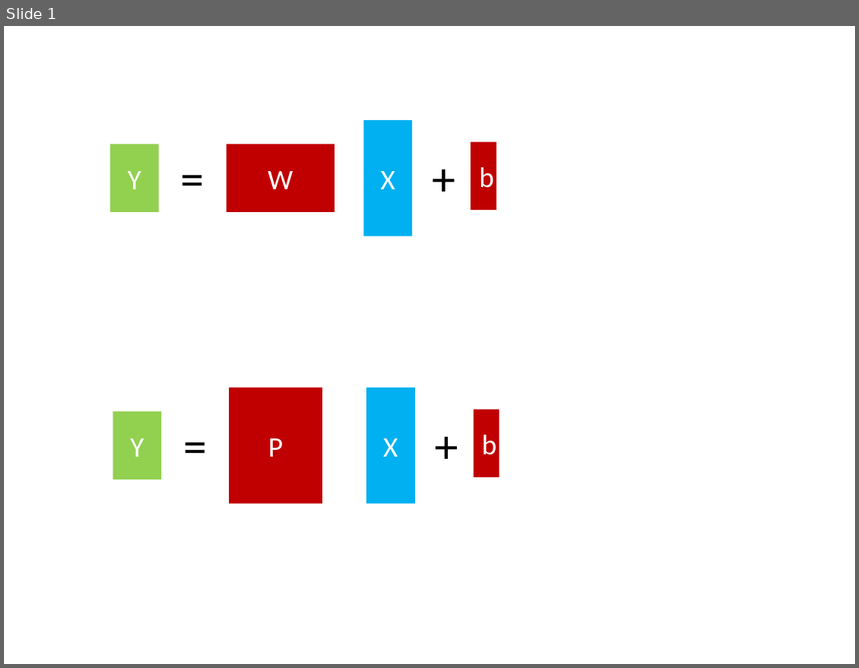
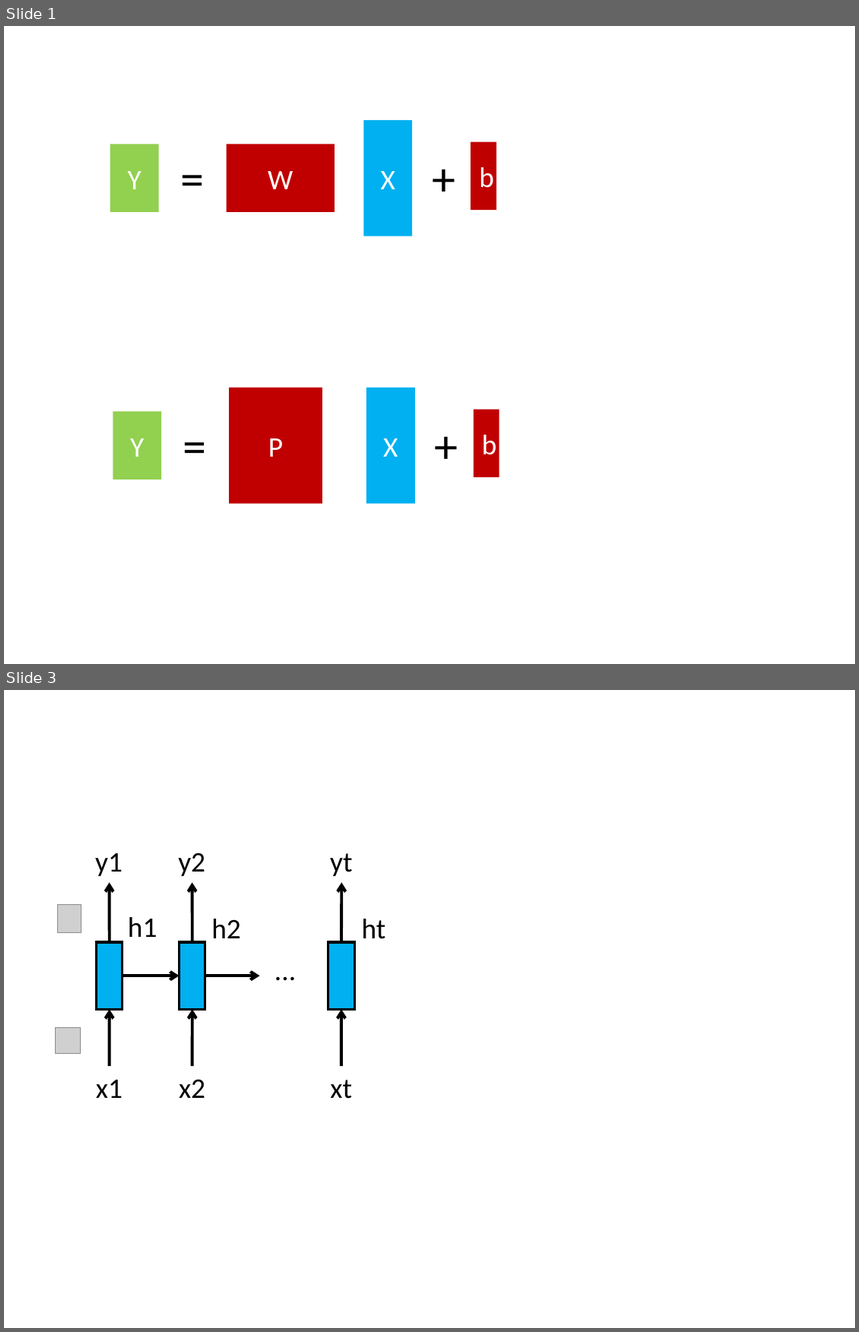
Before and after one commit to hshindo/Merlin.jl, a slide deck: docs/src/assets/figures.pptx. Shown one above the other, each under a label of ours: slide 1 before the commit, slides 1 and 3 after it; the slides between them are not shown. The pictures are 859x668 and 859x1332 pixels, drawn with LibreOffice and Linux fonts; fonts in the diff are those of the drawing; grey boxes stand for pictures. Boxes give left, top, right and bottom in pixels: in the first picture for what was removed or moved away, otherwise in the second. Text is boxed around its words. In the diff, an @@ line names an element or a change of style, - is before the commit and + after.

```diff
--- a/docs/src/assets/figures.pptx
+++ b/docs/src/assets/figures.pptx
@@ slide 3 added at [4,690,855,1328], background #FFFFFF @@
@@ text added at [95,853,123,876], 24 pt, text #000000 @@
+y1
@@ text added at [178,853,205,876], 24 pt, text #000000 @@
+y2
@@ text added at [330,853,353,876], 24 pt, text #000000 @@
+yt
@@ arrow added from (110, 942) to (110, 882), #000000 2.5 pt @@
@@ arrow added from (192, 942) to (192, 882), #000000 2.5 pt @@
@@ arrow added from (341, 942) to (342, 882), #000000 2.5 pt @@
@@ picture added at [58,904,82,932] @@
@@ text added at [128,917,157,937], 24 pt, text #000000 @@
+h1
@@ text added at [211,919,240,939], 24 pt, text #000000 @@
+h2
@@ text added at [362,919,386,939], 24 pt, text #000000 @@
+ht
@@ rectangle added at [97,942,123,1009], fill #00B0F0, outline #000000 2 pt @@
@@ rectangle added at [180,942,205,1009], fill #00B0F0, outline #000000 2 pt @@
@@ text added at [266,948,304,990], 24 pt, text #000000 @@
+...
@@ rectangle added at [329,942,354,1009], fill #00B0F0, outline #000000 2 pt @@
@@ arrow added from (123, 976) to (180, 976), #000000 2.5 pt @@
@@ arrow added from (205, 976) to (259, 976), #000000 2.5 pt @@
@@ picture added at [56,1028,81,1053] @@
@@ arrow added from (110, 1066) to (110, 1009), #000000 2.5 pt @@
@@ arrow added from (192, 1066) to (192, 1009), #000000 2.5 pt @@
@@ arrow added from (341, 1066) to (341, 1009), #000000 2.5 pt @@
@@ text added at [96,1080,123,1098], 24 pt, text #000000 @@
+x1
@@ text added at [179,1079,205,1098], 24 pt, text #000000 @@
+x2
@@ text added at [330,1080,352,1099], 24 pt, text #000000 @@
+xt
```
Also in this commit, not shown: 1 slide changed, 1 other slide added, 4 other files.
